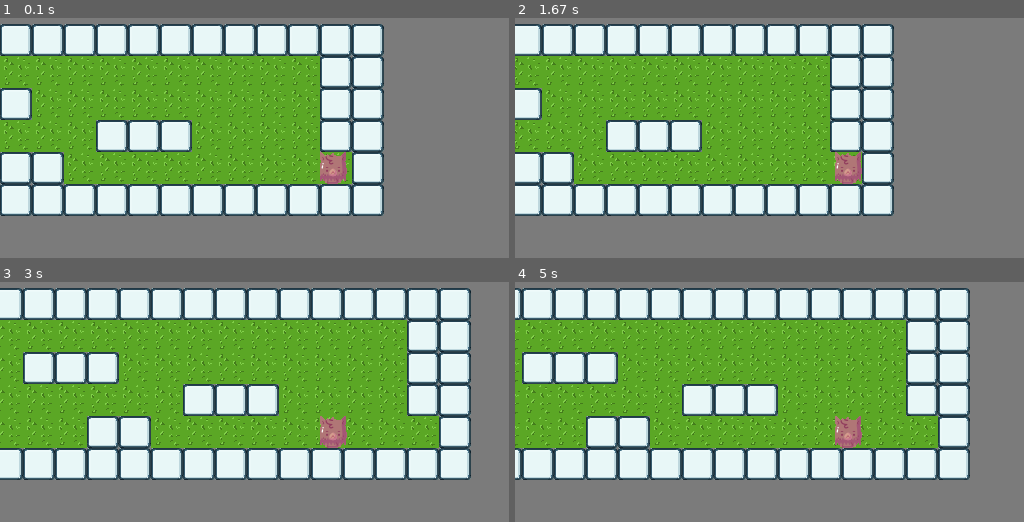
Above: before the commit, frames 1-4 (two rows, left to right).
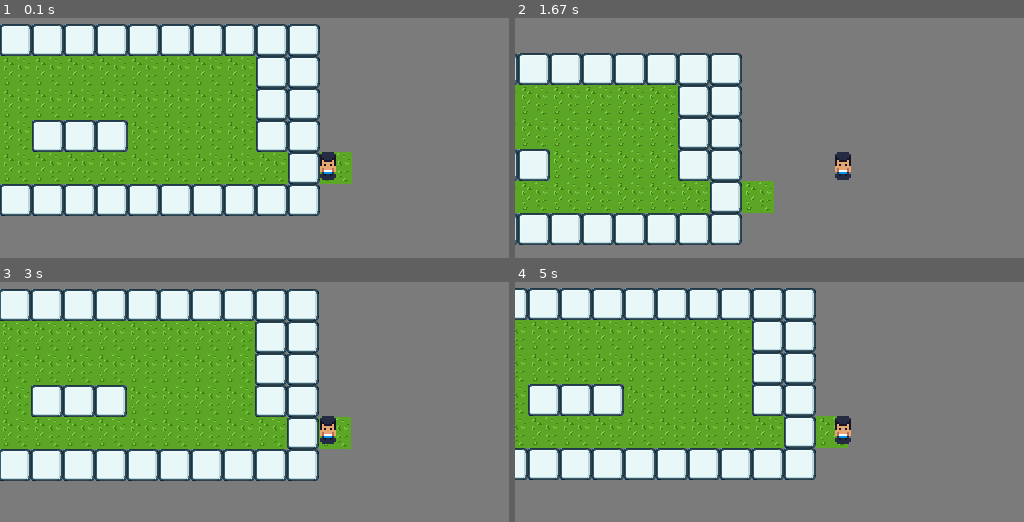
Above: after the commit, the same moments.

Repository: njtan142/py_game_practice
Game: pygame game, started from main.py
The game is run twice, just before and just after one commit, with the same random seed, the same clock (stepped at 60 frames per second) and the same inputs.
Inputs:
- Up to frame 1 (0.1 s): no input
- Up to frame 2 (1.67 s): hold D 0.33-0.8 s; hold W 0.83-1.13 s; hold D 1.17-1.63 s
- Up to frame 3 (3 s): hold A 1.67-2.2 s; hold S 2.23-2.53 s; hold A 2.57-2.97 s
- Up to frame 4 (5 s): hold W 3-3.37 s; hold D 3.4-4.03 s; hold S 4.07-4.43 s; hold A 4.47-4.93 s; hold D from 4.97 s (still down)

The runs differ from the first frame. In frame 1, 22% of the frame differs, in the area x 0-76%, y 2-83%; in frame 2, 56%, in the area x 0-75%, y 2-95%; in frame 3, 50%; in frame 4, 47%.

Commit message:
implemented an animation system

Diff:
--- a/Animation_Controller.py
+++ /dev/null
@@ -1,10 +0,0 @@
-from animation import Anim
-
-class Animation_Controller:
-
-    def __init_(self):
-        self.initialized = True
-        self.animation_list = []
-
-    def add_animation(self, name, image_list, duration)
-        anim = Anim(name, image_list, duration)
--- a/animation.py
+++ b/animation.py
@@ -4,3 +4,11 @@
         self.name = name
         self.image_list = image_list
         self.duration = duration
+        self.counter = 0
+
+    def play(self, screen, time_delta, x, y):
+        self.counter += time_delta
+        index = round(self.counter / self.duration * (len(self.image_list)))
+        screen.blit(self.image_list[index - 1], (x, y))
+        if self.counter >= self.duration:
+            self.counter -= self.duration
--- /dev/null
+++ b/animationc.py
@@ -0,0 +1,16 @@
+from animation import Anim
+
+
+class animationC:
+
+    def __init__(self):
+        self.animation_list = []
+
+    def add_animation(self, name, image_list, duration):
+        anim = Anim(name, image_list, duration)
+        self.animation_list.append(anim)
+
+    def play_animation(self, name, screen, time_delta, x, y):
+        for anim in self.animation_list:
+            if anim.name == name:
+                anim.play(screen, time_delta, x, y)
--- a/main.py
+++ b/main.py
@@ -4,6 +4,7 @@
 
 from camera import Camera as Cam
 from object import Object as Obj
+from animationc import animationC
 
 
 # stand alone functions
@@ -21,8 +22,17 @@
 screen = pygame.display.set_mode((640, 480))
 clock = pygame.time.Clock()
 # player
-player_img = pygame.image.load("assets/werewolf.png")
+player_img = pygame.image.load("assets/idle down1.png")
+player_idle_animation = [
+    pygame.image.load("assets/walk down1.png"),
+    pygame.image.load("assets/walk down2.png"),
+    pygame.image.load("assets/walk down3.png"),
+    pygame.image.load("assets/walk down4.png")
+]
 player = Obj(0, screen.get_height() / 2, player_img, False, True)
+player_anim_controller = animationC()
+player_anim_controller.add_animation("walk down", player_idle_animation, 1)
+player.anim_c = player_anim_controller
 
 # block image
 block_img_list = [pygame.image.load("assets/grass.png"),
@@ -35,7 +45,7 @@
     "1000000000000011",
     "1011100000000011",
     "1000000111000011",
-    "10001100000000s1",
+    "1000110000000001s",
     "1111111111111111",
 ]
 
@@ -113,7 +123,8 @@
 
     # second layer update
     player.update(screen)
-
+    if vertical == 1:
+        player.anim_c.play_animation("walk down", screen, time_delta, player.x, player.y)
 
     # fps and time management
     last_time_dt = dt.now()
Binary file added: assets/idle down1.png
Binary file added: assets/idle down2.png
Binary file added: assets/idle down3.png
Binary file added: assets/idle down4.png
Binary file added: assets/idle left1.png
Binary file added: assets/idle left2.png
Binary file added: assets/idle left3.png
Binary file added: assets/idle left4.png
Binary file added: assets/idle/idle down1.png
Binary file added: assets/idle/idle down2.png
Binary file added: assets/idle/idle down3.png
Binary file added: assets/idle/idle down4.png
(and 16 more such lines)
